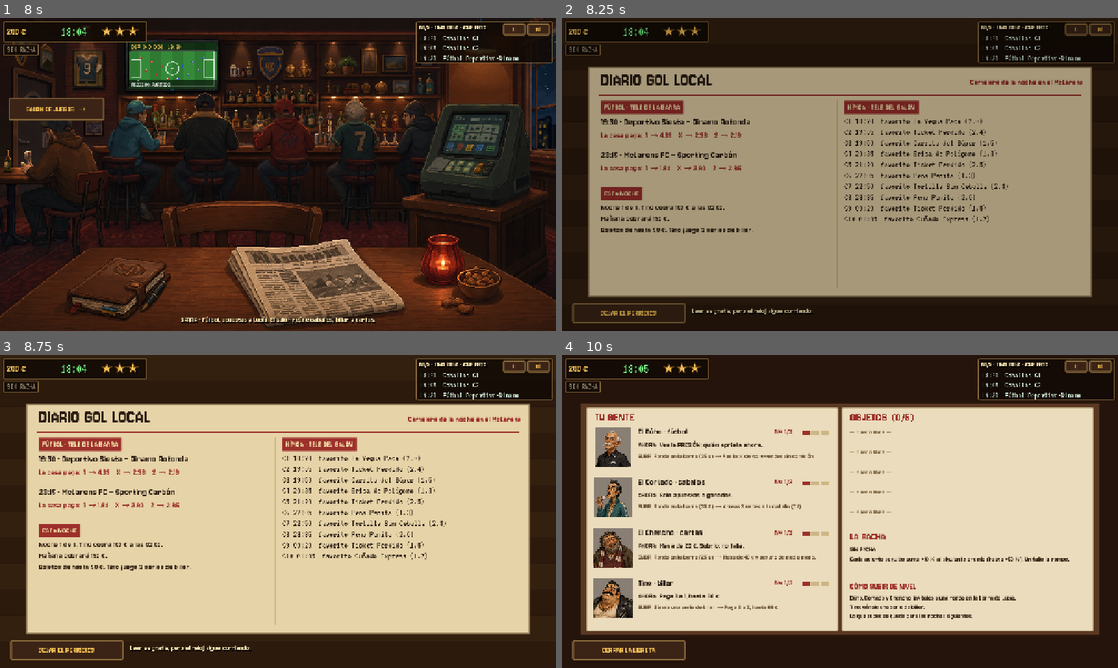
Above: before the commit, frames 1-4 (two rows, left to right).
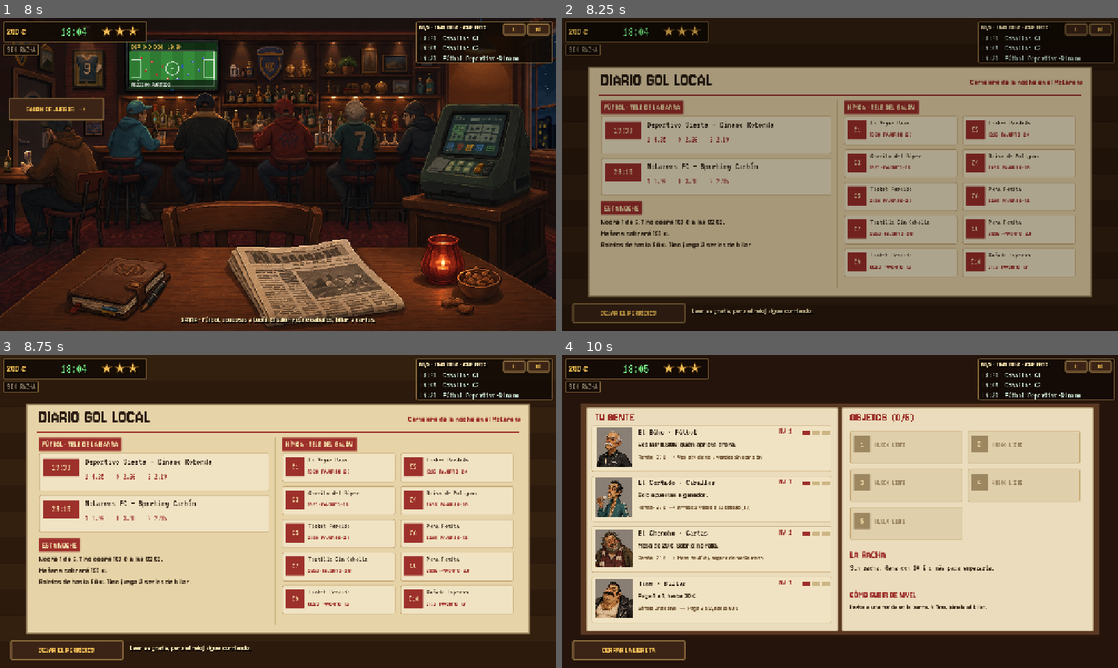
Above: after the commit, the same moments.

Repository: Roitxelo/MACLARENS
Game: Godot game, scene res://scenes/night.tscn
Same seed, same stepped clock (60 frames per second), same inputs: the game is played once before the commit and once after it.
Inputs (mouse positions are in pixels of both pictures, inside the frame that each line leads up to):
- Up to frame 1 (8 s): click "ABRIR EL BAR · 18:00" at 0.5 s; click (172, 64) at 1.27 s; click "VOLVER AL BAR" at 2 s; click (478, 155) at 2.77 s; click "FÚTBOL" at 3.5 s; click "CABALLOS" at 4.25 s; click "MIS TICKETS" at 5 s; click "-" at 5.75 s; click "+" at 6.5 s; click (478, 208) at 7.27 s
- Up to frame 2 (8.25 s): click (878, 274) at 8.02 s
- Up to frame 3 (8.75 s): no input
- Up to frame 4 (10 s): click "DEJAR EL PERIÓDICO" at 8.75 s; click (678, 617) at 9.52 s

Frame 1 is identical in both runs. In frame 2, 8.3% of the frame differs, in the area x 7-93%, y 31-83%; in frame 3, 29%; in frame 4, 7.5%.

Commit message:
ui: convierte libreta y periódico en fichas
Co-Authored-By: Codex <noreply@openai.com>

Diff:
--- a/game/ui/screens/notebook_screen.gd
+++ b/game/ui/screens/notebook_screen.gd
@@ -1,9 +1,6 @@
 extends Control
 
-## La libreta: tu gente (qué hace cada uno ahora y cómo subirlo), tus objetos
-## y la racha. Una línea por cosa: nada de reglas largas (T24).
-
-const GAME_WORD := {"football": "fútbol", "horse": "caballos", "cards": "cartas", "billar": "billar"}
+## La libreta: fichas visuales de tu gente, objetos y racha.
 
 var main: Control
 var args: Dictionary
@@ -26,59 +23,29 @@
 	add_child(t1)
 	var y := 166.0
 	for who in ["buho", "cortado", "chencho", "tino"]:
-		var c: Dictionary = Catalog.CHARACTERS[who]
-		var lv := Night.level(who)
-		var pic := UIKit.texture_rect(UIKit.portrait(who), Rect2(72, y, 92, 92))
-		pic.stretch_mode = TextureRect.STRETCH_KEEP_ASPECT_CENTERED
-		add_child(pic)
-		var name_l := UIKit.label("%s · %s" % [c["name"], GAME_WORD[c["game"]]], 22, UIKit.PAPER_INK)
-		name_l.position = Vector2(176, y - 2)
-		add_child(name_l)
-		var lvl := UIKit.label("Nv %d/3" % lv, 20, UIKit.PAPER_RED)
-		lvl.position = Vector2(490, y - 2)
-		add_child(lvl)
-		_level_pips(Vector2(552, y + 8), lv)
-		var now := UIKit.label("AHORA  " + str(c["short"][lv - 1]), 19, Color("#3b2a1a"))
-		UIKit.place(now, Rect2(176, y + 30, 446, 26))
-		add_child(now)
-		var nxt := "Nivel máximo."
-		if lv < 3:
-			var cost := "" if who == "tino" else " (%d €)" % Night.round_price(who)
-			nxt = "SUBIR  %s%s → %s" % [c["how"], cost, c["short"][lv]]
-		var nl := UIKit.label(nxt, 16, Color("#6b5236"))
-		UIKit.place(nl, Rect2(176, y + 58, 446, 44))
-		nl.autowrap_mode = TextServer.AUTOWRAP_WORD_SMART
-		add_child(nl)
+		_character_card(who, y)
 		y += 116
 
 	var t2 := UIKit.label("OBJETOS  (%d/%d)" % [Night.trinkets.size(), Catalog.MAX_TRINKETS], 30, UIKit.PAPER_RED)
 	t2.position = Vector2(664, 126)
 	add_child(t2)
-	y = 168.0
+	y = 174.0
 	for i in Catalog.MAX_TRINKETS:
-		var txt := "— hueco libre —"
-		var col := Color("#8a7350")
-		if i < Night.trinkets.size():
-			var tr: Dictionary = Catalog.TRINKETS[Night.trinkets[i]]
-			txt = "%s: %s" % [tr["name"], tr["text"]]
-			col = UIKit.PAPER_INK
-		var l := UIKit.label(txt, 17, col)
-		UIKit.place(l, Rect2(664, y, 540, 44))
-		l.autowrap_mode = TextServer.AUTOWRAP_WORD_SMART
-		add_child(l)
-		y += 46
+		var col := i % 2
+		var row := i / 2
+		_trinket_card(i, Rect2(664 + col * 270, y + row * 88, 258, 76))
 	var t3 := UIKit.label("LA RACHA", 26, UIKit.PAPER_RED)
-	t3.position = Vector2(664, 404)
+	t3.position = Vector2(664, 446)
 	add_child(t3)
-	var el := UIKit.label("%s\nCada acierto seguido suma +10 %% al siguiente premio (hasta +50 %%). Un fallo la rompe." % Night.streak_text(), 17, Color("#3b2a1a"))
-	UIKit.place(el, Rect2(664, 438, 540, 70))
+	var el := UIKit.label(GameTexts.streak_line(), 18, Color("#3b2a1a"), true)
+	UIKit.place(el, Rect2(664, 480, 540, 48))
 	el.autowrap_mode = TextServer.AUTOWRAP_WORD_SMART
 	add_child(el)
 	var t4 := UIKit.label("CÓMO SUBIR DE NIVEL", 22, UIKit.PAPER_RED)
-	t4.position = Vector2(664, 520)
+	t4.position = Vector2(664, 540)
 	add_child(t4)
-	var how := UIKit.label("Búho, Cortado y Chencho: invítales a una ronda en la barra de Lucía.\nTino: gánale una serie de billar.\nLo que subes se queda para las noches siguientes.", 16, Color("#3b2a1a"))
-	UIKit.place(how, Rect2(664, 550, 540, 80))
+	var how := UIKit.label(GameTexts.HOW_TO_LEVEL, 17, Color("#3b2a1a"))
+	UIKit.place(how, Rect2(664, 570, 540, 42))
 	how.autowrap_mode = TextServer.AUTOWRAP_WORD_SMART
 	add_child(how)
 
@@ -87,6 +54,57 @@
 	back.pressed.connect(func(): main.go("bar"))
 	add_child(back)
 
+func _character_card(who: String, y: float) -> void:
+	var data := GameTexts.character_card(who)
+	var card := UIKit.panel(self, Rect2(68, y - 4, 552, 106), Color("#f0e3c3"), Color("#c6a875"), 1)
+	card.mouse_filter = Control.MOUSE_FILTER_IGNORE
+	var pic := UIKit.texture_rect(UIKit.portrait(who), Rect2(76, y, 88, 92))
+	pic.stretch_mode = TextureRect.STRETCH_KEEP_ASPECT_CENTERED
+	add_child(pic)
+	var name_l := UIKit.label("%s · %s" % [data["name"], data["game"]], 21, UIKit.PAPER_INK, true)
+	UIKit.place(name_l, Rect2(176, y, 310, 28))
+	add_child(name_l)
+	var lv: int = data["level"]
+	var lvl := UIKit.label("NV %d" % lv, 18, UIKit.PAPER_RED, true)
+	UIKit.place(lvl, Rect2(500, y, 60, 26))
+	add_child(lvl)
+	_level_pips(Vector2(554, y + 8), lv)
+	var now := UIKit.label(str(data["now"]), 18, Color("#3b2a1a"))
+	UIKit.place(now, Rect2(176, y + 30, 426, 28))
+	add_child(now)
+	var next := "NIVEL MÁXIMO"
+	if str(data["next"]) != "":
+		next = "%s  →  %s" % [data["how"], data["next"]]
+	var next_l := UIKit.label(next, 15, Color("#765a38"))
+	UIKit.place(next_l, Rect2(176, y + 60, 426, 34))
+	next_l.autowrap_mode = TextServer.AUTOWRAP_WORD_SMART
+	add_child(next_l)
+
+func _trinket_card(index: int, rect: Rect2) -> void:
+	var filled := index < Night.trinkets.size()
+	var card := UIKit.panel(self, rect, Color("#f0e3c3") if filled else Color("#dfcfaa"), Color("#c6a875"), 1)
+	card.mouse_filter = Control.MOUSE_FILTER_IGNORE
+	var badge := UIKit.label("%d" % (index + 1), 20, UIKit.CREAM, true)
+	badge.add_theme_stylebox_override("normal", UIKit.box(UIKit.PAPER_RED if filled else Color("#9c8761"), Color.TRANSPARENT, 0, 1, 8))
+	UIKit.place(badge, Rect2(rect.position.x + 8, rect.position.y + 12, 38, 38))
+	badge.horizontal_alignment = HORIZONTAL_ALIGNMENT_CENTER
+	badge.vertical_alignment = VERTICAL_ALIGNMENT_CENTER
+	add_child(badge)
+	if not filled:
+		var empty := UIKit.label("HUECO LIBRE", 16, Color("#8a7350"), true)
+		UIKit.place(empty, Rect2(rect.position.x + 56, rect.position.y + 24, 188, 26))
+		add_child(empty)
+		return
+	var id: String = Night.trinkets[index]
+	var tr: Dictionary = Catalog.TRINKETS[id]
+	var name_l := UIKit.label(str(tr["name"]), 17, UIKit.PAPER_INK, true)
+	UIKit.place(name_l, Rect2(rect.position.x + 56, rect.position.y + 8, 190, 24))
+	add_child(name_l)
+	var effect := UIKit.label(str(GameTexts.TRINKET_SHORT[id]), 14, Color("#6b5236"))
+	UIKit.place(effect, Rect2(rect.position.x + 56, rect.position.y + 36, 190, 28))
+	effect.autowrap_mode = TextServer.AUTOWRAP_WORD_SMART
+	add_child(effect)
+
 func _level_pips(at: Vector2, lv: int) -> void:
 	for i in 3:
 		var r := ColorRect.new()
--- a/game/ui/screens/paper_screen.gd
+++ b/game/ui/screens/paper_screen.gd
@@ -37,20 +37,9 @@
 
 	var y := _section("FÚTBOL · TELE DE LA BARRA", 90, 190.0)
 	for m in Night.football.matches:
-		var sim: MatchSimulator = m["sim"]
-		var head := UIKit.label("%s · %s - %s" % [Night.clock_text(m["kickoff"]), m["home"], m["away"]], 24, UIKit.PAPER_INK)
-		UIKit.place(head, Rect2(90, y, 530, 30))
-		add_child(head)
-		var status := ""
-		match m["state"]:
-			"pre": status = "La casa paga:  1 → %.2f    X → %.2f    2 → %.2f" % [m["odds"]["1"], m["odds"]["X"], m["odds"]["2"]]
-			"live": status = "EN JUEGO · minuto %d · %d-%d" % [int(m["minute"]), sim.home_score, sim.away_score]
-			_: status = "FINAL: %d-%d" % [sim.home_score, sim.away_score]
-		var st := UIKit.label(status, 20, UIKit.PAPER_RED)
-		UIKit.place(st, Rect2(90, y + 32, 530, 26))
-		add_child(st)
-		y += 76
-	y = _section("ESTA NOCHE", 90, y + 10)
+		_football_card(m, y)
+		y += 96
+	y = _section("ESTA NOCHE", 90, y + 4)
 	var tips := GameTexts.tonight_lines()
 	var tl := UIKit.label("\n".join(tips), 20, Color("#3b2a1a"))
 	UIKit.place(tl, Rect2(90, y, 530, 140))
@@ -58,19 +47,10 @@
 	add_child(tl)
 
 	y = _section("HÍPICA · TELE DEL SALÓN", 650, 190.0)
-	var lines: Array = []
-	for r in Night.races.races:
-		var txt := ""
-		if r["state"] == "done":
-			var w := Night.races.winner(r)
-			txt = "C%d %s  ganó %s (%.1f)" % [int(r["index"]) + 1, Night.clock_text(r["start"]), r["horses"][w]["name"], r["horses"][w]["odds"]]
-		else:
-			var f := Night.races.favourite(r)
-			txt = "C%d %s  favorito %s (%.1f)%s" % [int(r["index"]) + 1, Night.clock_text(r["start"]), r["horses"][f]["name"], r["horses"][f]["odds"], "  EN CARRERA" if r["state"] == "running" else ""]
-		lines.append(txt)
-	var fav := UIKit.label("\n".join(lines), 21, UIKit.PAPER_INK, true)
-	UIKit.place(fav, Rect2(650, y, 540, 300))
-	add_child(fav)
+	for i in Night.races.races.size():
+		var col := i % 2
+		var row := i / 2
+		_race_card(Night.races.races[i], Rect2(650 + col * 272, y + row * 76, 260, 66))
 
 	var back := UIKit.button("DEJAR EL PERIÓDICO", "wood", 20)
 	UIKit.place(back, Rect2(24, 656, 260, 46))
@@ -86,3 +66,44 @@
 	l.position = Vector2(x, y)
 	add_child(l)
 	return y + 36
+
+func _football_card(match_data: Dictionary, y: float) -> void:
+	var card := UIKit.panel(self, Rect2(90, y, 530, 86), Color("#f0e3c3"), Color("#c6a875"), 1)
+	card.mouse_filter = Control.MOUSE_FILTER_IGNORE
+	var time := UIKit.label(Night.clock_text(match_data["kickoff"]), 22, UIKit.CREAM, true)
+	time.add_theme_stylebox_override("normal", UIKit.box(UIKit.PAPER_RED, Color.TRANSPARENT, 0, 1, 8))
+	UIKit.place(time, Rect2(100, y + 13, 82, 40))
+	time.horizontal_alignment = HORIZONTAL_ALIGNMENT_CENTER
+	time.vertical_alignment = VERTICAL_ALIGNMENT_CENTER
+	add_child(time)
+	var teams := UIKit.label("%s — %s" % [match_data["home"], match_data["away"]], 22, UIKit.PAPER_INK, true)
+	UIKit.place(teams, Rect2(196, y + 8, 410, 30))
+	add_child(teams)
+	var sim: MatchSimulator = match_data["sim"]
+	var status := ""
+	match match_data["state"]:
+		"pre": status = "1 %.2f    X %.2f    2 %.2f" % [match_data["odds"]["1"], match_data["odds"]["X"], match_data["odds"]["2"]]
+		"live": status = "EN JUEGO · %d' · %d-%d" % [int(match_data["minute"]), sim.home_score, sim.away_score]
+		_: status = "FINAL · %d-%d" % [sim.home_score, sim.away_score]
+	var state := UIKit.label(status, 18, UIKit.PAPER_RED, true)
+	UIKit.place(state, Rect2(196, y + 44, 410, 26))
+	add_child(state)
+
+func _race_card(race: Dictionary, rect: Rect2) -> void:
+	var card := UIKit.panel(self, rect, Color("#f0e3c3"), Color("#c6a875"), 1)
+	card.mouse_filter = Control.MOUSE_FILTER_IGNORE
+	var badge := UIKit.label("C%d" % (int(race["index"]) + 1), 18, UIKit.CREAM, true)
+	badge.add_theme_stylebox_override("normal", UIKit.box(UIKit.PAPER_RED, Color.TRANSPARENT, 0, 1, 7))
+	UIKit.place(badge, Rect2(rect.position.x + 8, rect.position.y + 9, 44, 44))
+	badge.horizontal_alignment = HORIZONTAL_ALIGNMENT_CENTER
+	badge.vertical_alignment = VERTICAL_ALIGNMENT_CENTER
+	add_child(badge)
+	var horse_index := Night.races.winner(race) if race["state"] == "done" else Night.races.favourite(race)
+	var horse: Dictionary = race["horses"][horse_index]
+	var horse_name := UIKit.label(str(horse["name"]), 17, UIKit.PAPER_INK, true)
+	UIKit.place(horse_name, Rect2(rect.position.x + 60, rect.position.y + 6, 192, 24))
+	add_child(horse_name)
+	var state := "GANÓ" if race["state"] == "done" else ("EN CARRERA" if race["state"] == "running" else "FAVORITO")
+	var detail := UIKit.label("%s · %s · %.1f" % [Night.clock_text(race["start"]), state, horse["odds"]], 14, UIKit.PAPER_RED)
+	UIKit.place(detail, Rect2(rect.position.x + 60, rect.position.y + 34, 192, 22))
+	add_child(detail)
Not shown, changed: CLAUDEHANDOFF.md
Not shown, changed: docs/coordination/TASK_BOARD.md
